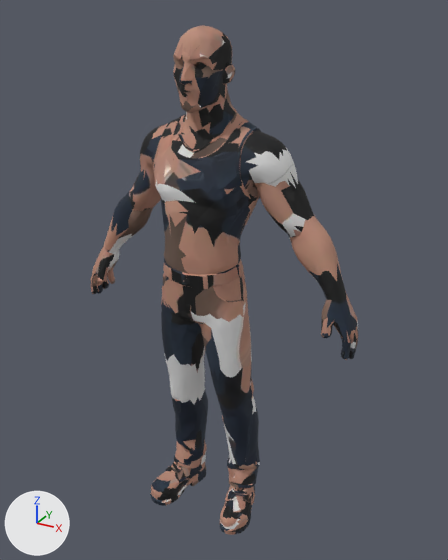
One commit to the glTF model public/models/albuquerque/tuco.glb: the scene before it, then after it.
Both versions are drawn from a 50 mm lens placed at (0.974, -1.648, 1.777), pointed at (0.039, 0.053, 0.927). Every picture has the same lights, and +X, +Y and +Z are marked at lower left. The older version comes first. Where no turn or scale is listed for an object, it has been applied to the vertices. Vertices at exactly the same position are counted once.

Names of what the first picture shows: 'char1'.
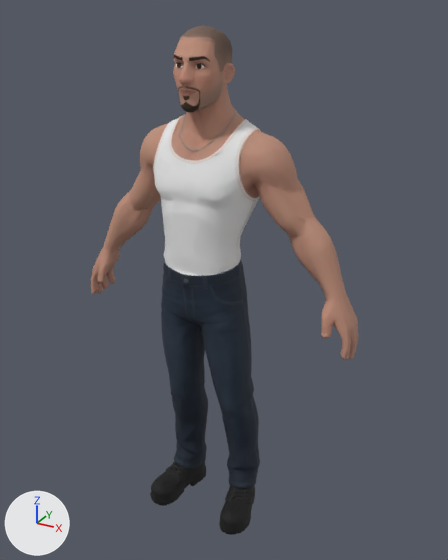
What differs and where, as boxes [x1, y1, x2, y2] in the pictures (448 x 560 px; the box of a moved part takes in the faces that stretch with it):
part 1 of me_mesh_0, moved or reshaped: [155, 384, 258, 528] in both
part 2 of me_mesh_0, moved or reshaped: [93, 46, 259, 292] in both
part 3 of me_mesh_0, moved or reshaped: before [322, 323, 358, 359]; after [322, 323, 358, 360]
part 4 of me_mesh_0, moved or reshaped: [165, 225, 242, 283] in both
part 5 of me_mesh_0, surface changed: [91, 25, 358, 535] in both

What the commit changed:
me_mesh_0 has 6247 vertices, 12486 faces and spans x -0.52..0.52, y -0.14..0.15, z 0.0..1.73.
me_mesh_0 is used by ob_char1; location (0.0, 0.0, 0.0).
me_mesh_0 part 1: 130 vertices moved within x -0.2..0.19, y -0.14..0.13, z 0.0..0.53.
me_mesh_0 part 2: 129 vertices moved within x -0.51..0.32, y -0.11..0.14, z 0.76..1.65.
me_mesh_0 part 3: 36 vertices moved within x 0.43..0.52, y -0.03..0.11, z 0.77..0.95.
me_mesh_0 part 4: 16 vertices moved within x -0.13..0.13, y -0.12..0.08, z 0.83..1.07.
me_mesh_0 part 5: 9556 kept faces spanning x -0.52..0.52, y -0.14..0.15, z 0.0..1.73 get new texture (UV) coordinates.
